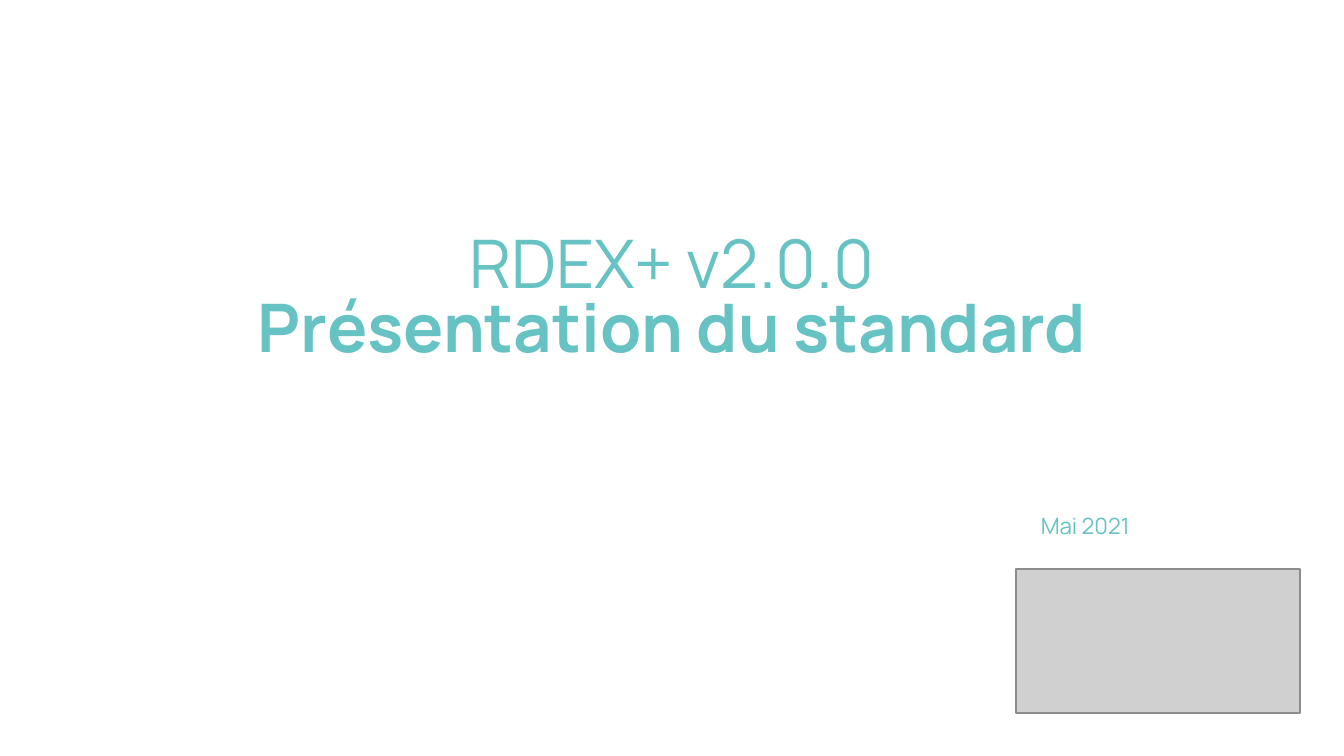
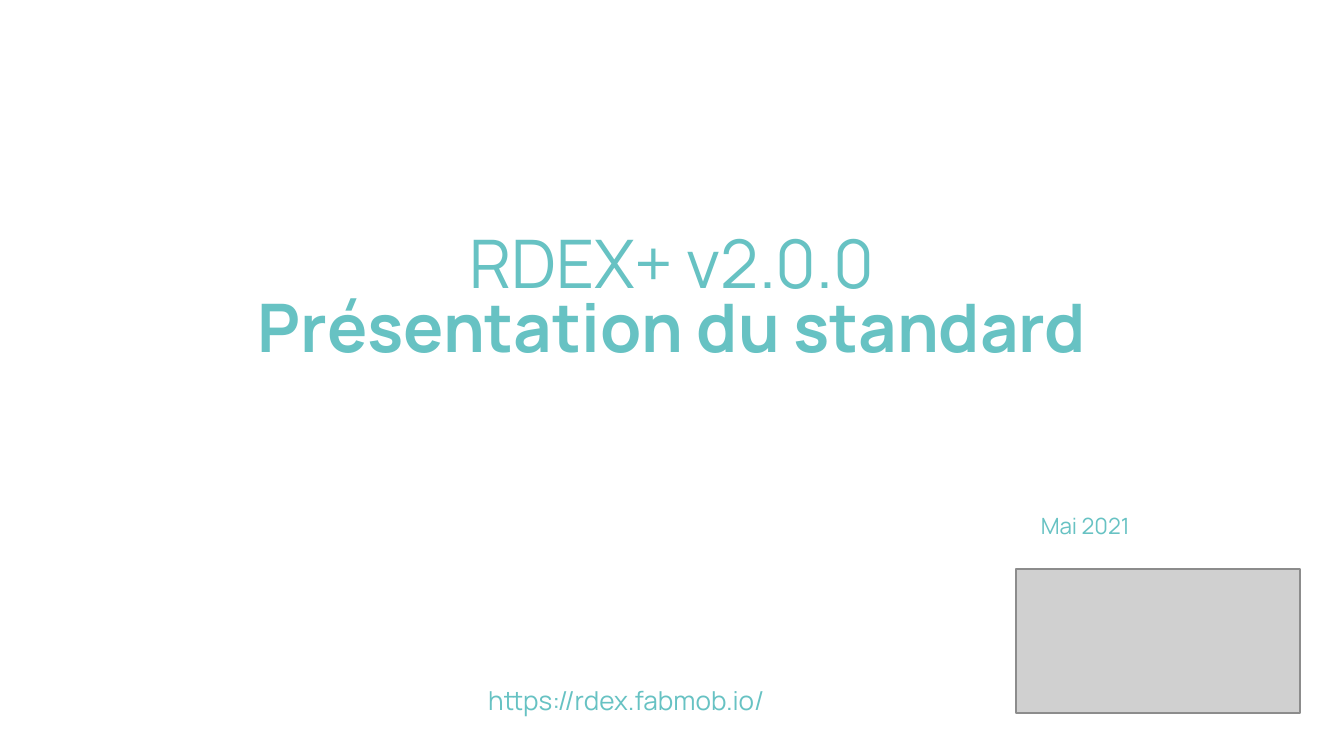
Before and after one commit to fabmob/rdexplus, a slide deck: slide 2 of resources/rdexplus_presentation-fr.odp. Drawn at 1344x756 pixels with LibreOffice and Linux fonts; fonts in the diff are those of the drawing; grey boxes stand for pictures. Boxes give left, top, right and bottom in pixels: in the first picture for what was removed or moved away, otherwise in the second. Text is boxed around its words. In the diff, an @@ line names an element or a change of style, - is before the commit and + after.

```diff
--- a/resources/rdexplus_presentation-fr.odp
+++ b/resources/rdexplus_presentation-fr.odp
@@ text added at bbox=[488, 691, 764, 716], 14 pt, text #67C2C3 @@
+https://rdex.fabmob.io/
```
Also in this commit, not shown: 1 slide added, 1 other file.
